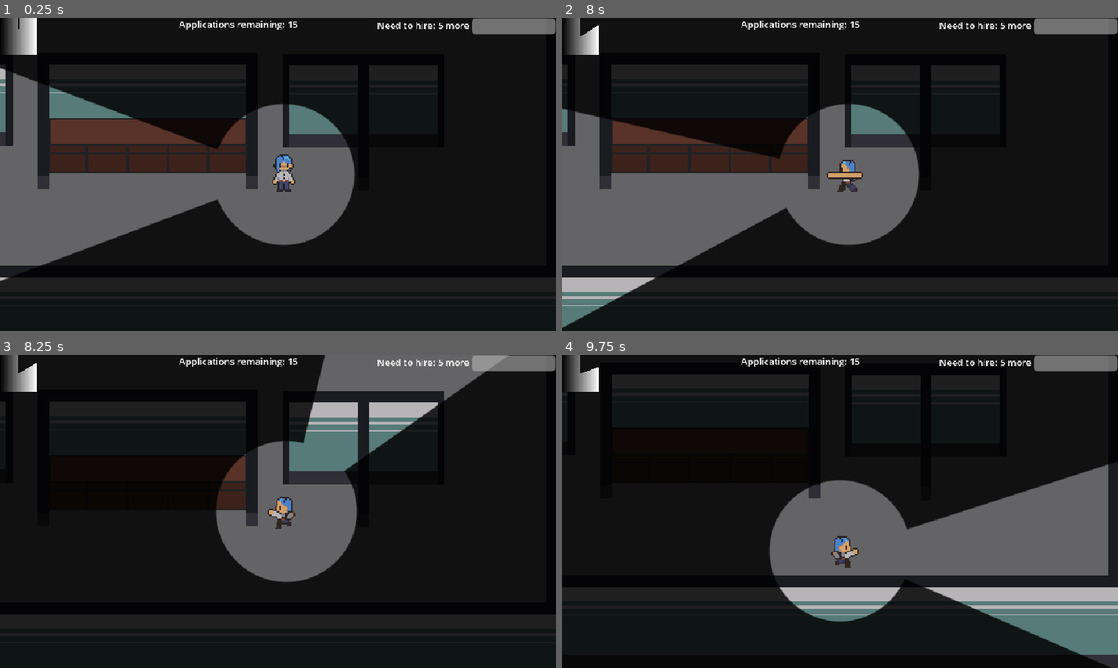
Above: before the commit, frames 1-4 (two rows, left to right).
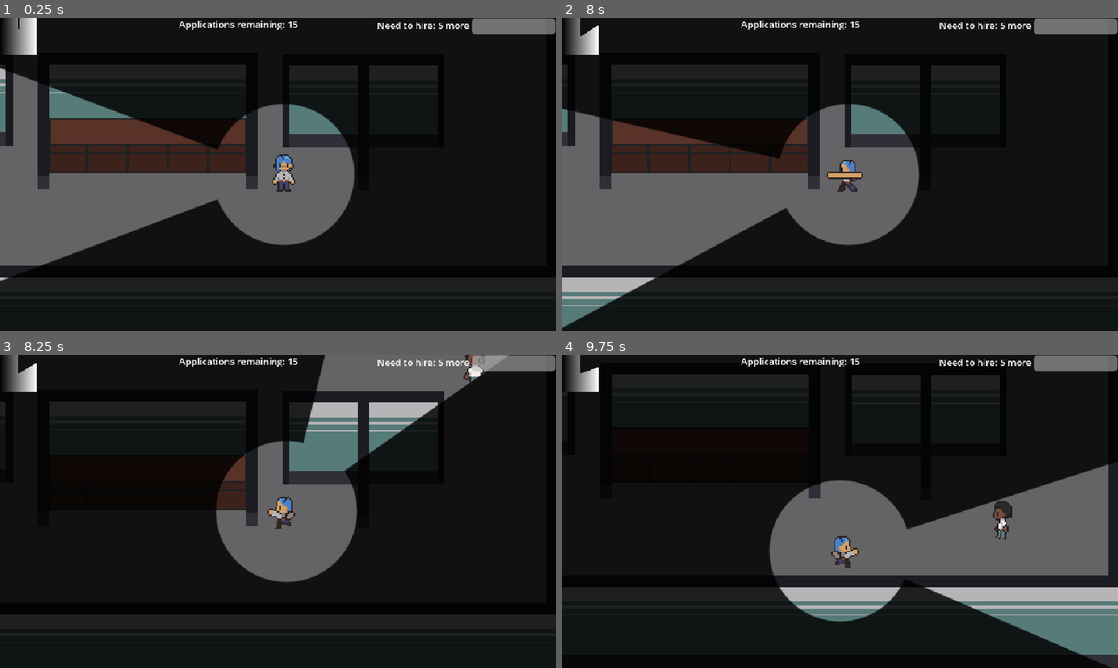
Above: after the commit, the same moments.

Repository: ygda-org/brackeys-26.2
Game: Godot game, scene res://main/main.tscn
Same seed, same stepped clock (60 frames per second), same inputs: the game is played once before the commit and once after it. The engine's default icon, where the game draws it, is replaced by a stand-in: a white triangle on a blue panel in a dark square. Sound files missing from this copy of the repository are replaced by a short silence.
Inputs (mouse positions are in pixels of both pictures, inside the frame that each line leads up to):
- Up to frame 1 (0.25 s): no input
- Up to frame 2 (8 s): tap Enter at 0.5 s; move the mouse to (962, 158) at 0.52 s; hold D (right) 0.53-1.28 s; tap E (open_application) every 1.5 s from 0.6 to 6.6 s; move the mouse to (728, 190) at 1.27 s; hold S (down) 1.28-2.03 s; click (728, 190) at 1.35 s; move the mouse to (895, 105) at 2.02 s; hold D (right) 2.03-2.78 s; move the mouse to (812, 237) at 2.77 s; hold W (up) 2.78-3.53 s; click (812, 237) at 2.85 s; move the mouse to (1006, 221) at 3.52 s; hold A (left) 3.53-5.03 s; move the mouse to (673, 127) at 4.27 s; click (673, 127) at 4.35 s; move the mouse to (867, 174) at 5.02 s; hold S (down) 5.03-5.78 s; move the mouse to (756, 96) at 5.77 s; hold D (right) 5.78-6.53 s; click (756, 96) at 5.85 s; move the mouse to (962, 158) at 6.52 s; hold W (up) 6.53-7.28 s; move the mouse to (728, 190) at 7.27 s; hold D (right) from 7.28 s (still down); click (728, 190) at 7.35 s
- Up to frame 3 (8.25 s): move the mouse to (333, 442) at 8.02 s; release D (right) at 8.03 s; hold S (down) from 8.03 s (still down); tap E (open_application) at 8.1 s
- Up to frame 4 (9.75 s): move the mouse to (812, 574) at 8.77 s; release S (down) at 8.78 s; hold A (left) 8.78-9.53 s; click (812, 574) at 8.85 s; move the mouse to (1006, 558) at 9.52 s; hold W (up) from 9.53 s (still down); tap E (open_application) at 9.6 s

Frames 1-2 are identical in both runs. In frame 3, 0.2% of the frame differs, in the area x 83-88%, y 0-9%; in frame 4, 0.3%, in the area x 77-81%, y 46-59%.

Commit message:
fired icon

Diff:
--- a/employees/custom_animated_sprite.gd
+++ b/employees/custom_animated_sprite.gd
@@ -1,6 +1,6 @@
 extends Sprite2D
 
-@onready var char_num: String = str(randi_range(1,2))
+@onready var char_num: String = str(randi_range(1,1))
 
 var direction = Vector2i.ZERO
 var old_direction = Vector2i.ZERO
@@ -9,7 +9,7 @@
 Vector2i(0,1): 0, Vector2i(0,-1): 256}
 
 func _ready():
-	texture = load("res://assets/characters/sprites/portrait " + char_num + " walk.png")
+	texture = load("res://assets/characters/sprites/portrait_" + char_num + "_walk.png")
 
 func _process(_delta):
 	flip_h = direction.x < 0
--- a/employees/employee_character.gd
+++ b/employees/employee_character.gd
@@ -112,6 +112,9 @@
 	return Vector2(0,0)
 
 func fired():
+	var fired_icon = load("uid://bypla0ojpvyao").instantiate()
+	fired_icon.position.y -= 35
+	add_child(fired_icon)
 	$Anim/Timer.queue_free()
 	GameState.fired_amount += 1
 	if GameState.fired_amount > GameState.START_DAY_HIRING_QUOTA:
--- /dev/null
+++ b/employees/fired_icon.gd
@@ -0,0 +1,7 @@
+extends Sprite2D
+
+func _ready():
+	await get_tree().create_timer(0.5).timeout
+	var tween = get_tree().create_tween()
+	tween.tween_property(self, "modulate", Color(1.0, 1.0, 1.0, 0.0), 0.8)
+	tween.tween_callback(queue_free)
--- /dev/null
+++ b/employees/fired_icon.gdshader
@@ -0,0 +1,6 @@
+shader_type canvas_item;
+render_mode unshaded;
+void fragment() {
+	if (COLOR.b > 0.8)
+		COLOR.a = 0.0;
+}
--- /dev/null
+++ b/employees/fired_icon.tscn
@@ -0,0 +1,13 @@
+[gd_scene format=3 uid="uid://bypla0ojpvyao"]
+
+[ext_resource type="Texture2D" uid="uid://b5h07gxii41yy" path="res://assets/fired.png" id="1_1is0x"]
+[ext_resource type="Shader" uid="uid://o5ec4rafn81y" path="res://employees/fired_icon.gdshader" id="1_vj3i6"]
+[ext_resource type="Script" uid="uid://dukvjbcfth38f" path="res://employees/fired_icon.gd" id="3_ybpa1"]
+
+[sub_resource type="ShaderMaterial" id="ShaderMaterial_1is0x"]
+shader = ExtResource("1_vj3i6")
+
+[node name="FiredIcon" type="Sprite2D" unique_id=286837054]
+material = SubResource("ShaderMaterial_1is0x")
+texture = ExtResource("1_1is0x")
+script = ExtResource("3_ybpa1")
Binary file added: assets/fired.png
Not shown, added: assets/fired.png.import
Not shown, added: employees/fired_icon.gd.uid
Not shown, added: employees/fired_icon.gdshader.uid
